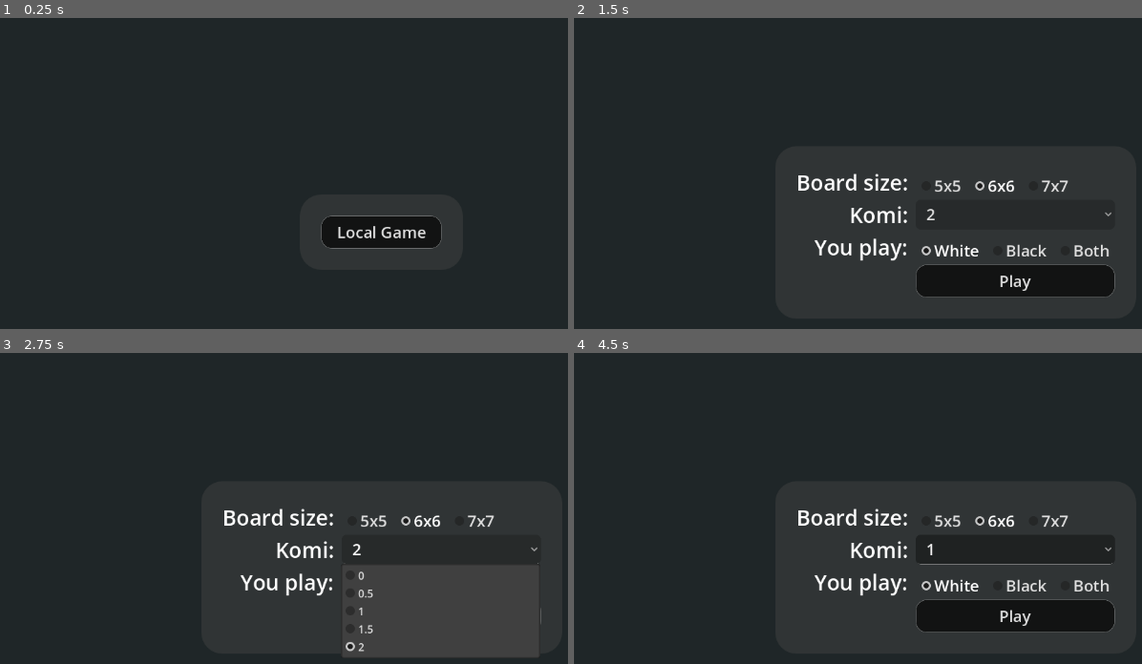
Above: before the commit, frames 1-4 (two rows, left to right).
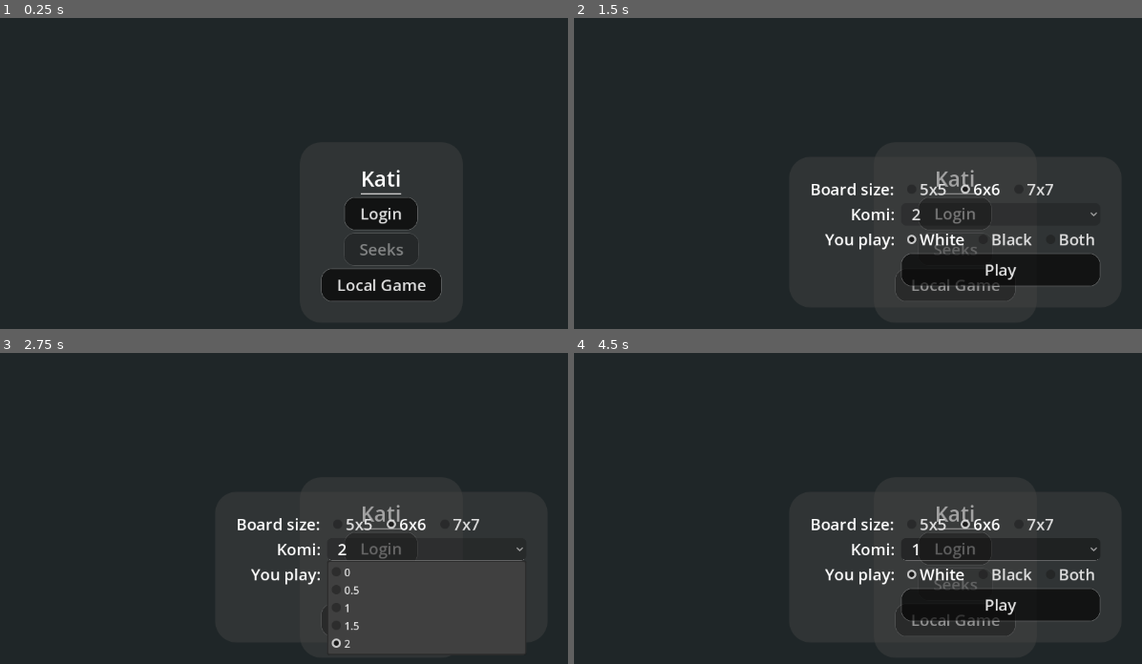
Above: after the commit, the same moments.

Repository: exoticorn/Kati
Game: Godot game, scene res://Scenes/app.tscn
Two runs of this game, one before a commit and one after it. Both use one fixed random seed, a clock stepped at 60 frames per second and the inputs below.
Inputs (mouse positions are in pixels of both pictures, inside the frame that each line leads up to):
- Up to frame 1 (0.25 s): no input
- Up to frame 2 (1.5 s): click "Local Game" at 0.5 s; click (613, 33) at 1.25 s, where only the run after the commit has a clickable "Menu"
- Up to frame 3 (2.75 s): click (380, 548) at 2 s, where only the run after the commit has a clickable "Login"
- Up to frame 4 (4.5 s): click "Play" at 2.75 s; click "1" at 3.5 s; click "Play" at 4.25 s

The runs differ from the first frame. In frame 1, 2.7% of the frame differs, in the area x 56-78%, y 48-92%; in frame 2, 5.8%; in frame 3, 3.1%; in frame 4, 6.2%, in the area x 39-96%, y 48-92%.

Commit message:
start of playtak connection

Diff:
--- a/Scenes/app.tscn
+++ b/Scenes/app.tscn
@@ -14,6 +14,7 @@
 anchor_bottom = 1.0
 grow_horizontal = 2
 grow_vertical = 2
+mouse_filter = 1
 script = ExtResource("1_nmq3k")
 
 [node name="Games" type="Control" parent="."]
@@ -23,6 +24,14 @@
 anchor_bottom = 1.0
 grow_horizontal = 2
 grow_vertical = 2
+mouse_filter = 1
+
+[node name="MenuButton" type="Button" parent="."]
+visible = false
+layout_mode = 0
+offset_right = 114.0
+offset_bottom = 50.0
+text = "Menu"
 
 [node name="MainMenu" type="PanelContainer" parent="."]
 layout_mode = 1
@@ -37,10 +46,30 @@
 offset_bottom = 25.0
 grow_horizontal = 2
 grow_vertical = 2
-theme_type_variation = &"MenuPanel"
-
-[node name="LocalGame" type="Button" parent="MainMenu"]
-layout_mode = 2
+
+[node name="Box" type="VBoxContainer" parent="MainMenu"]
+layout_mode = 2
+
+[node name="Titel" type="Label" parent="MainMenu/Box"]
+layout_mode = 2
+size_flags_horizontal = 4
+theme_type_variation = &"MenuTitel"
+text = "Kati"
+
+[node name="Login" type="Button" parent="MainMenu/Box"]
+layout_mode = 2
+size_flags_horizontal = 4
+text = "Login"
+
+[node name="Seeks" type="Button" parent="MainMenu/Box"]
+layout_mode = 2
+size_flags_horizontal = 4
+disabled = true
+text = "Seeks"
+
+[node name="LocalGame" type="Button" parent="MainMenu/Box"]
+layout_mode = 2
+size_flags_horizontal = 4
 text = "Local Game"
 
 [node name="LocalGame" type="PanelContainer" parent="."]
@@ -57,7 +86,6 @@
 offset_bottom = 20.0
 grow_horizontal = 2
 grow_vertical = 2
-theme_type_variation = &"MenuPanel"
 script = ExtResource("2_sb7qb")
 
 [node name="Rows" type="VBoxContainer" parent="LocalGame"]
@@ -155,6 +183,35 @@
 layout_mode = 2
 text = "Play"
 
-[connection signal="pressed" from="MainMenu/LocalGame" to="." method="_on_local_game_pressed"]
+[node name="Seeks" type="PanelContainer" parent="."]
+visible = false
+layout_mode = 1
+anchors_preset = 8
+anchor_left = 0.5
+anchor_top = 0.5
+anchor_right = 0.5
+anchor_bottom = 0.5
+offset_left = -16.0
+offset_top = -20.0
+offset_right = 16.0
+offset_bottom = 20.0
+grow_horizontal = 2
+grow_vertical = 2
+
+[node name="MainBox" type="VBoxContainer" parent="Seeks"]
+layout_mode = 2
+
+[node name="Titel" type="Label" parent="Seeks/MainBox"]
+layout_mode = 2
+theme_type_variation = &"MenuTitel"
+text = "Seeks:"
+
+[node name="Seeks" type="VBoxContainer" parent="Seeks/MainBox"]
+layout_mode = 2
+
+[connection signal="pressed" from="MenuButton" to="." method="_on_menu_button_pressed"]
+[connection signal="pressed" from="MainMenu/Box/Login" to="." method="_on_login_pressed"]
+[connection signal="pressed" from="MainMenu/Box/Seeks" to="." method="_on_seeks_pressed"]
+[connection signal="pressed" from="MainMenu/Box/LocalGame" to="." method="_on_local_game_pressed"]
 [connection signal="start_game" from="LocalGame" to="." method="_on_local_game_start_game"]
 [connection signal="pressed" from="LocalGame/Grid/Play" to="LocalGame" method="_on_play_pressed"]
--- a/Scenes/tak_board.tscn
+++ b/Scenes/tak_board.tscn
@@ -1,10 +1,11 @@
-[gd_scene load_steps=6 format=3 uid="uid://ckm3kb4aosxb4"]
+[gd_scene load_steps=7 format=3 uid="uid://ckm3kb4aosxb4"]
 
 [ext_resource type="Script" uid="uid://dgduyultasupv" path="res://Scripts/tak_board.gd" id="1_1wqm5"]
 [ext_resource type="CameraAttributesPractical" uid="uid://gtybhomfgbns" path="res://Scenes/cam_attr_normal.tres" id="2_la2l8"]
 [ext_resource type="Script" uid="uid://bs1712e7qggo7" path="res://Scripts/camera.gd" id="3_yhhd6"]
 [ext_resource type="Environment" uid="uid://gio35wn5euew" path="res://Scenes/env_low.tres" id="4_n4c1u"]
 [ext_resource type="PackedScene" uid="uid://dkwxditx1ga2f" path="res://Scenes/piece.tscn" id="5_63v3t"]
+[ext_resource type="Theme" uid="uid://je1ecuklaqff" path="res://board_ui_theme.tres" id="6_la2l8"]
 
 [node name="TakBoard" type="Node3D"]
 script = ExtResource("1_1wqm5")
@@ -37,6 +38,7 @@
 grow_horizontal = 2
 grow_vertical = 2
 mouse_filter = 1
+theme = ExtResource("6_la2l8")
 
 [node name="FlatsWhite" type="PanelContainer" parent="UI"]
 layout_mode = 0
--- a/Scripts/app.gd
+++ b/Scripts/app.gd
@@ -1,12 +1,46 @@
 extends Control
+
+var playtak: PlayTakInterface
+
+func _ready():
+	playtak = PlayTakInterface.new()
+	playtak.state_changed.connect(_on_playtak_state_changed)
+	add_child(playtak)
 
 func _on_local_game_pressed() -> void:
 	$MainMenu.hide()
 	$LocalGame.show()
-
+	$MenuButton.show()
 
 func _on_local_game_start_game(settings: Dictionary) -> void:
 	$LocalGame.hide()
 	var game = load("res://Scenes/local_game.tscn").instantiate()
 	game.settings = settings
 	$Games.add_child(game)
+
+func _on_seeks_pressed() -> void:
+	$MainMenu.hide()
+	$MenuButton.show()
+	$Seeks.show()
+
+func _on_login_pressed() -> void:
+	if playtak.state == PlayTakInterface.State.ONLINE:
+		playtak.close_connection()
+	else:
+		playtak.login("Guest")
+	$MainMenu/Box/Login.disabled = true
+
+func _on_playtak_state_changed():
+	if playtak.state == PlayTakInterface.State.ONLINE:
+		$MainMenu/Box/Login.text = "Logout " + playtak.username
+		$MainMenu/Box/Seeks.disabled = false
+	else:
+		$MainMenu/Box/Login.text = "Login"
+		$MainMenu/Box/Seeks.disabled = true
+	$MainMenu/Box/Login.disabled = false
+
+
+func _on_menu_button_pressed() -> void:
+	$MenuButton.hide()
+	$Seeks.hide()
+	$MainMenu.show()
--- /dev/null
+++ b/Scripts/playtak_interface.gd
@@ -0,0 +1,118 @@
+class_name PlayTakInterface extends Node
+
+enum State {
+	OFFLINE,
+	CONNECTING,
+	LOGGING_IN,
+	ONLINE
+}
+
+var ws_url = "ws://localhost:9999/ws"
+
+var ws := WebSocketPeer.new()
+var state := State.OFFLINE
+var user_pw: String
+var username: String
+
+enum ColorChoice { WHITE, BLACK, ANY}
+enum GameType { RATED, UNRATED, TOURNAMENT }
+
+class Seek:
+	var id: int
+	var user: String
+	var size: int
+	var time: int
+	var inc: int
+	var color: ColorChoice
+	var komi: float
+	var flat_count: int
+	var capstone_count: int
+	var game_type: GameType
+	var extra_time_move: int
+	var extra_time: int
+	var bot: bool
+
+var seeks: Array[Seek] = []
+var online_players: Array[String] = []
+
+signal state_changed
+signal seeks_changed
+signal players_changed
+
+func login(upw: String):
+	user_pw = upw
+	if state != State.OFFLINE:
+		close_connection()
+	ws.supported_protocols = PackedStringArray(["binary"])
+	ws.connect_to_url(ws_url)
+	state = State.CONNECTING
+
+func _process(_delta):
+	if state == State.OFFLINE:
+		return
+
+	ws.poll()
+	match ws.get_ready_state():
+		WebSocketPeer.STATE_CONNECTING:
+			return
+		WebSocketPeer.STATE_CLOSING:
+			return
+		WebSocketPeer.STATE_CLOSED:
+			state = State.OFFLINE # TODO: reconnect when we were ONLINE
+			state_changed.emit()
+			return
+
+	while ws.get_available_packet_count() > 0:
+		var line = ws.get_packet().get_string_from_ascii().rstrip(" \n")
+
+		print("> " + line)
+
+		match Array(line.split(" ")):
+			["Login", "or", "Register"] when state == State.CONNECTING:
+				send("Client Kati")
+				send("Protocol 2")
+				send("Login " + user_pw)
+				state = State.LOGGING_IN
+			["Authentication", "failure"]:
+				printerr("Failed to login to playtak server")
+				close_connection()
+			["Welcome", var uname]:
+				username = uname.left(-1)
+				state = State.ONLINE
+				print("Connected as " + username)
+				state_changed.emit()
+			["Seek", "new", var id, var user, var size, var time, var inc, var color, var half_komi, var flat_count, var capstone_count, var unrated, var tournament, var extra_time_move, var extra_time, var opp, var bot_seek]:
+				if opp != "0" && opp.to_lower() != username.to_lower():
+					return
+				var seek := Seek.new()
+				seek.id = id.to_int()
+				seek.user = user
+				seek.size = size.to_int()
+				seek.time = time.to_int()
+				seek.inc = inc.to_int()
+				seek.color = ColorChoice.WHITE if color == "W" else ColorChoice.BLACK if color == "B" else ColorChoice.ANY
+				seek.komi = half_komi.to_int() / 2.0
+				seek.flat_count = flat_count.to_int()
+				seek.capstone_count = capstone_count.to_int()
+				seek.game_type = GameType.TOURNAMENT if tournament == "1" else GameType.UNRATED if unrated == "1" else GameType.RATED
+				seek.extra_time_move = extra_time_move.to_int()
+				seek.extra_time = extra_time.to_int()
+				seek.bot = bot_seek == "1"
+				seeks.push_back(seek)
+				seeks_changed.emit()
+			["OnlinePlayers", ..]:
+				online_players = []
+				for player in line.right(-14).split(","):
+					online_players.push_back(player.lstrip("[\" ").rstrip("]\"")) # advanced parsing!
+				players_changed.emit()
+
+func send(line: String):
+	print("< " + line)
+	ws.send_text(line)
+
+func close_connection():
+	ws.close()
+	while ws.get_ready_state() != WebSocketPeer.STATE_CLOSED:
+		await get_tree().create_timer(0.1).timeout
+	state = State.OFFLINE
+	state_changed.emit()
--- /dev/null
+++ b/board_ui_theme.tres
@@ -0,0 +1,14 @@
+[gd_resource type="Theme" load_steps=2 format=3 uid="uid://je1ecuklaqff"]
+
+[sub_resource type="StyleBoxFlat" id="StyleBoxFlat_dmjyp"]
+content_margin_left = 16.0
+content_margin_right = 16.0
+bg_color = Color(0, 0, 0, 0.517647)
+corner_radius_top_left = 8
+corner_radius_top_right = 8
+corner_radius_bottom_right = 8
+corner_radius_bottom_left = 8
+
+[resource]
+Label/font_sizes/font_size = 32
+PanelContainer/styles/panel = SubResource("StyleBoxFlat_dmjyp")
--- a/ui_theme.tres
+++ b/ui_theme.tres
@@ -1,6 +1,27 @@
-[gd_resource type="Theme" load_steps=16 format=3 uid="uid://crtntg40ill57"]
+[gd_resource type="Theme" load_steps=17 format=3 uid="uid://crtntg40ill57"]
+
+[sub_resource type="StyleBoxFlat" id="StyleBoxFlat_uo360"]
+content_margin_left = 24.0
+content_margin_top = 8.0
+content_margin_right = 24.0
+content_margin_bottom = 8.0
+bg_color = Color(0, 0, 0, 0.21960784)
+border_width_left = 1
+border_width_top = 1
+border_width_right = 1
+border_width_bottom = 1
+border_color = Color(0.8, 0.8, 0.8, 0.1882353)
+border_blend = true
+corner_radius_top_left = 16
+corner_radius_top_right = 16
+corner_radius_bottom_right = 16
+corner_radius_bottom_left = 16
 
 [sub_resource type="StyleBoxFlat" id="StyleBoxFlat_2pn01"]
+content_margin_left = 24.0
+content_margin_top = 8.0
+content_margin_right = 24.0
+content_margin_bottom = 8.0
 bg_color = Color(0.169245, 0.169245, 0.169245, 0.631373)
 border_width_left = 1
 border_width_top = 1
@@ -14,6 +35,10 @@
 corner_radius_bottom_left = 16
 
 [sub_resource type="StyleBoxFlat" id="StyleBoxFlat_tbeor"]
+content_margin_left = 24.0
+content_margin_top = 8.0
+content_margin_right = 24.0
+content_margin_bottom = 8.0
 bg_color = Color(0.169245, 0.169245, 0.169245, 0.631373)
 border_width_left = 1
 border_width_top = 1
@@ -84,16 +109,9 @@
 content_margin_left = 8.0
 content_margin_right = 8.0
 
-[sub_resource type="StyleBoxFlat" id="StyleBoxFlat_5kxjo"]
-content_margin_left = 32.0
-content_margin_top = 32.0
-content_margin_right = 32.0
-content_margin_bottom = 32.0
-bg_color = Color(0.258824, 0.258824, 0.258824, 0.494118)
-corner_radius_top_left = 32
-corner_radius_top_right = 32
-corner_radius_bottom_right = 32
-corner_radius_bottom_left = 32
+[sub_resource type="StyleBoxFlat" id="StyleBoxFlat_dmjyp"]
+draw_center = false
+border_width_bottom = 2
 
 [sub_resource type="StyleBoxFlat" id="StyleBoxFlat_5y56j"]
 content_margin_left = 16.0
@@ -134,17 +152,20 @@
 corner_radius_bottom_right = 8
 corner_radius_bottom_left = 8
 
-[sub_resource type="StyleBoxFlat" id="StyleBoxFlat_dmjyp"]
-content_margin_left = 16.0
-content_margin_right = 16.0
-bg_color = Color(0, 0, 0, 0.517647)
-corner_radius_top_left = 8
-corner_radius_top_right = 8
-corner_radius_bottom_right = 8
-corner_radius_bottom_left = 8
+[sub_resource type="StyleBoxFlat" id="StyleBoxFlat_5kxjo"]
+content_margin_left = 32.0
+content_margin_top = 32.0
+content_margin_right = 32.0
+content_margin_bottom = 32.0
+bg_color = Color(0.258824, 0.258824, 0.258824, 0.494118)
+corner_radius_top_left = 32
+corner_radius_top_right = 32
+corner_radius_bottom_right = 32
+corner_radius_bottom_left = 32
 
 [resource]
 Button/font_sizes/font_size = 24
+Button/styles/disabled = SubResource("StyleBoxFlat_uo360")
 Button/styles/focus = SubResource("StyleBoxFlat_2pn01")
 Button/styles/hover = SubResource("StyleBoxFlat_tbeor")
 Button/styles/normal = SubResource("StyleBoxFlat_touxu")
@@ -155,11 +176,12 @@
 CheckBox/styles/hover_pressed = SubResource("StyleBoxEmpty_2pn01")
 CheckBox/styles/normal = SubResource("StyleBoxEmpty_touxu")
 CheckBox/styles/pressed = SubResource("StyleBoxEmpty_tbeor")
-Label/font_sizes/font_size = 32
-MenuPanel/base_type = &"PanelContainer"
-MenuPanel/styles/panel = SubResource("StyleBoxFlat_5kxjo")
+Label/font_sizes/font_size = 24
+MenuTitel/base_type = &"Label"
+MenuTitel/font_sizes/font_size = 32
+MenuTitel/styles/normal = SubResource("StyleBoxFlat_dmjyp")
 OptionButton/styles/focus = SubResource("StyleBoxFlat_5y56j")
 OptionButton/styles/hover = SubResource("StyleBoxFlat_g4wr8")
 OptionButton/styles/normal = SubResource("StyleBoxFlat_tpf0h")
 OptionButton/styles/pressed = SubResource("StyleBoxFlat_wgsb3")
-PanelContainer/styles/panel = SubResource("StyleBoxFlat_dmjyp")
+PanelContainer/styles/panel = SubResource("StyleBoxFlat_5kxjo")
Not shown, added: Scripts/playtak_interface.gd.uid
